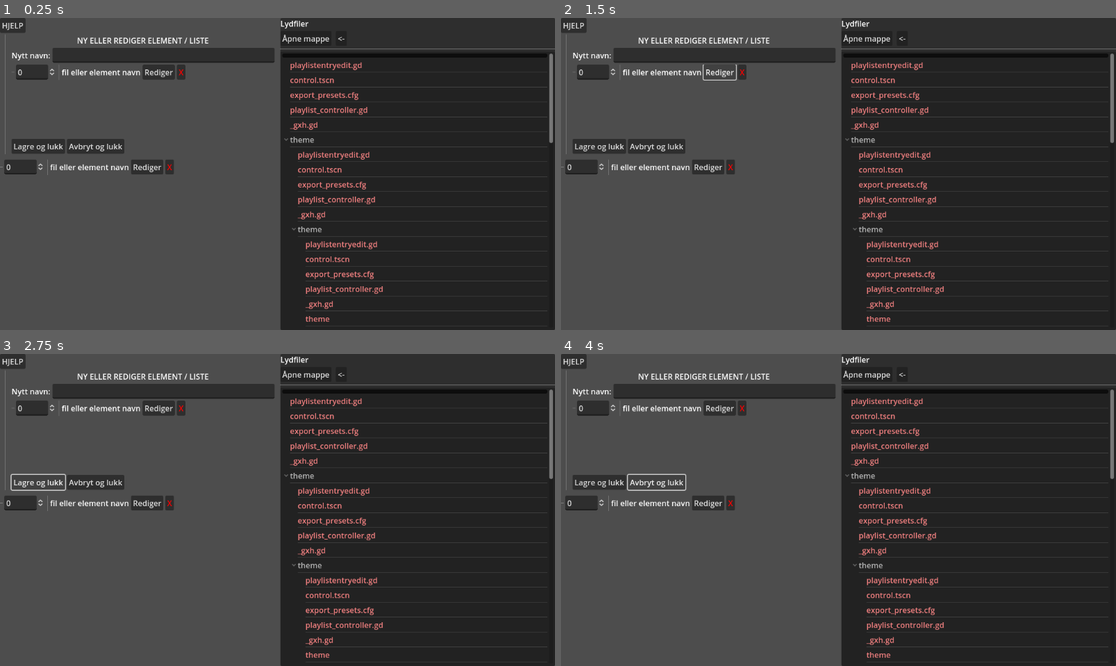
Above: before the commit, frames 1-4 (two rows, left to right).
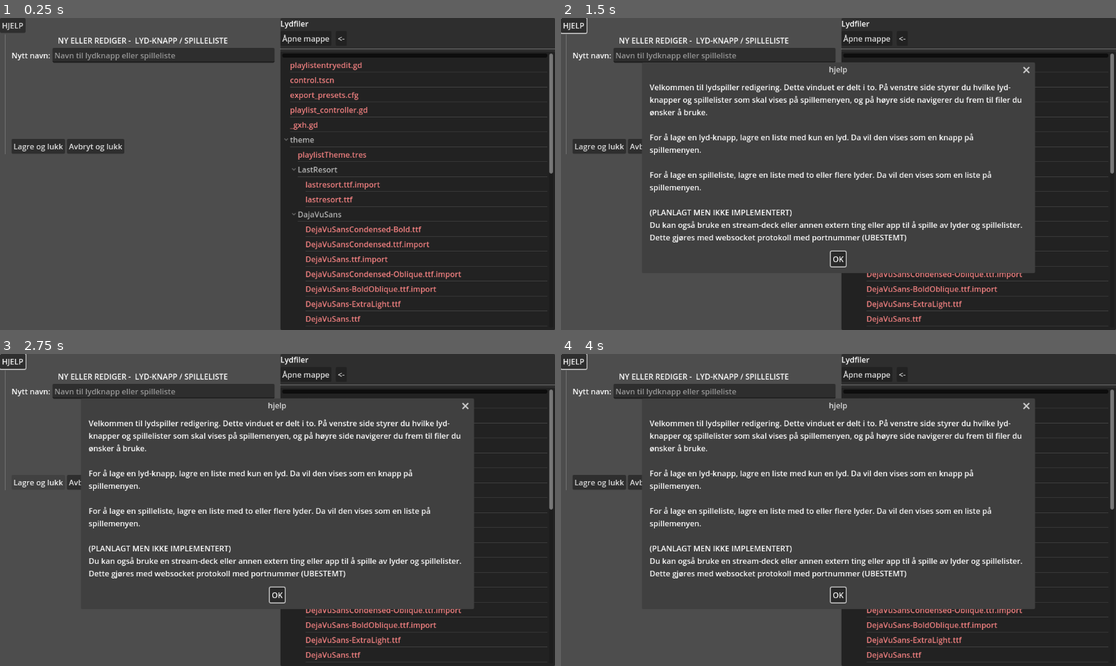
Above: after the commit, the same moments.

Repository: KvaGram/fotballklubb_music_app
Game: Godot game, scene res://settings.tscn
Same seed, same stepped clock (60 frames per second), same inputs: the game is played once before the commit and once after it. This scene is started directly instead of the project's main scene.
Inputs (mouse positions are in pixels of both pictures, inside the frame that each line leads up to):
- Up to frame 1 (0.25 s): no input
- Up to frame 2 (1.5 s): click "HJELP" at 0.5 s; click (721, 71) at 1.25 s, where only the run before the commit has a clickable "Rediger"
- Up to frame 3 (2.75 s): click "Lagre og lukk" at 2 s
- Up to frame 4 (4 s): click (744, 407) at 2.75 s, where only the run before the commit has a clickable "X"; click "Avbryt og lukk" at 3.5 s

The runs differ from the first frame. In frame 1, 4.4% of the frame differs, in the area x 0-100%, y 6-98%; in frame 2, 27%; in frame 3, 27%, in the area x 0-100%, y 0-98%; in frame 4, 27%.
Error before the commit: Invalid access to property or key 'parent' on a base object of type 'TreeItem'. (res://LydspillerSettings.gd:85)

Commit message:
(wip) Program playlist editor UI

Diff:
--- a/LydspillerSettings.gd
+++ b/LydspillerSettings.gd
@@ -5,6 +5,7 @@
 var playlistdata = {}
 @export var max_filedepth = 2 #How many levels of subdirectories the fileexplorer will explore. At 0, only the base directory will show, no subdirectories.
 @export var ignore_nonmusic = false #hides filetypes not in SUPPORTED
+@onready var playlistentryedit:PackedScene = preload("res://playlistentryedit.tscn")
 
 const SUPPORTED:PackedStringArray = ["mp3", "wav"]
 # Called when the node enters the scene tree for the first time.
@@ -22,6 +23,17 @@
 		pass #todo set up playlists in editpanel
 	else:
 		pass #todo start editing a new playlist? I don't know.. something, I guess.
+
+	#remove example nodes
+	clearEditor()
+	for c in %boxListElements.get_children():
+		c.free()
+#End of _ready
+func _openHelp():
+	%Help.popup_centered(Vector2i(800,400))
+
+
+#Tree functions
 
 func popTreeRecursive(depth:int, localdir:DirAccess, parent:TreeItem):
 	localdir.list_dir_begin()
@@ -70,7 +82,7 @@
 func activateItem(item:TreeItem):
 	var path = getpathTreeitem(item)
 	if path.get_extension() in SUPPORTED:
-		pass #add to active element
+		addListEntry(path)
 	else:
 		#Presume it is a folder, attempt to navigate to it
 		var dir:DirAccess = DirAccess.open(path)
@@ -79,10 +91,11 @@
 
 
 #Recursively gets the full path of a TreeItem, presuming text index 0 is the file/dir name, and root contains full a valid path.
-func getpathTreeitem(item:TreeItem)-> String:
+#func getpathTreeitem(item:TreeItem)-> String:
+func getpathTreeitem(item)-> String:
 	if not item:
 		return ""
-	return getpathTreeitem(item.parent).path_join(item.get_text(0))
+	return getpathTreeitem(item.get_parent()).path_join(item.get_text(0))
 #opens file dialog to load a new directory
 func _on_btn_load_dir_pressed():
 	%FileDialog.popup_centered(200,200)
@@ -94,3 +107,115 @@
 	if dir.change_dir(".."):
 		openDir(dir.get_current_dir())
 	pass # Replace with function body.
+
+#Editor functions
+func populateElementList():
+	for n in %boxListElements.get_children():
+		n.free()
+	var entries:Array = []
+	entries.resize(playlistdata.size())
+	for e in playlistdata.values():
+		var n:Node = playlistentryedit.instantiate()
+		var i = e.get("list_index", -1)
+		n.set_text(e.get("name", "unnamed list"))
+		n.setShowEdit(true)
+		if(i < 0):
+			entries.append(n)
+		else:
+			entries[i] = n
+	for n in entries:
+		if not n:
+			continue
+		%boxListElements.add_child(n)
+		n.move.connect(onMoveListElement)
+		n.delete.connect(onDeleteListElement)
+		n.edit.connect(onEditListElement)
+	updateListContentIndex()
+
+
+func clearEditor():
+	for c in %boxListContent.get_children():
+		c.free()
+	%txtListName.clear()
+
+func addListEntry(path:String):
+	var n:Node = playlistentryedit.instantiate()
+	n.set_text(path, true)
+	n.setShowEdit(false)
+	n.set_index(%boxListContent.get_child_count())
+	%boxListContent.add(n)
+	n.delete.connect(onEditorDeleteListContent)
+	n.move.connect(onEditorMoveListContent)
+
+func saveEditor():
+	if not isEditorNameValid():
+		return
+	#TODO: reimplement override flag?
+	#	elif playlistdata.has(name):
+#		if not overwrite_flag:
+#			%ListNameWarn.visible = true #ERROR! This seem to have passed without holding shift.
+#			%ListNameEditBox.tooltip_text = "En spilleliste med det navnet finnes allerede. Trykk igjen for å overskrive"
+#			overwrite_flag = true
+#			return
+	var name = %txtListName.text
+	var num = %boxListContent.get_child_count()
+	if num < 1:
+		return #Can't save empty list
+	var list:Array[String] = []
+	for c in %boxListContent.get_children():
+		list.append(c.get_text())
+	var data = {"list" : list, "name" : name}
+	if playlistdata.has(name):
+		playlistdata[name].merge(data, true) #this preserves metadata if present
+	else:
+		playlistdata[name] = data
+		var n:Node = playlistentryedit.instantiate()
+		n.set_text(name, false)
+		n.setShowEdit(true)
+		n.set_index(%boxListElements.get_child_count())
+		%boxListElements.add_child(n)
+		n.move.connect(onMoveListElement)
+		n.delete.connect(onDeleteListElement)
+		n.edit.connect(onEditListElement)
+	clearEditor()
+	#TODO: SAVE
+
+
+
+func updateListContentIndex():
+	for i in range(%boxListContent.get_child_count()):
+		%boxListContent.get_child(i).set_index(i)
+func onEditorMoveListContent(from, to):
+	%boxListContent.move_child(%boxListContent.get_child(from), to)
+	updateListContentIndex()
+func onEditorDeleteListContent(index):
+	var c = %boxListContent.get_child(index)
+	%boxListContent.remove_child(c)
+	c.queue_free()
+	updateListContentIndex()
+func isEditorNameValid() -> bool:
+	return %txtListName.text.length > 2
+func onEditorNameChanged(_text):
+	%btnSaveEdit.disabled = not isEditorNameValid()
+
+func updateListElementIndex():
+	for i in range(%boxListElements.get_child_count()):
+		var c = %boxListElements.get_child(i)
+		c.set_index(i)
+		playlistdata[c.get_text()]["list_index"] = i
+func onMoveListElement(from, to):
+	%boxListElements.move_child(%boxListElements.get_child(from), to)
+	updateListElementIndex()
+func onDeleteListElement(index):
+	#TODO: add warning?
+	var c = %boxListContent.get_child(index)
+	playlistdata.erase(c.get_text())
+	%boxListContent.remove_child(c)
+	c.queue_free()
+	updateListContentIndex()
+func onEditListElement(index):
+	clearEditor()
+	var data:Dictionary = playlistdata.get(%boxListContent.get_child(index).get_text(), {})
+	%txtListName.text = data.get("name", "")
+	for e in data.get("list", []):
+		addListEntry(e)
--- a/fotball_lyd_kontrol.gd
+++ b/fotball_lyd_kontrol.gd
@@ -171,7 +171,7 @@
 			c.indexUpdated.connect(update_list_index)
 			c.deleteList.connect(on_delete_list)
 		c.setPlaylist(p.get("list", PackedStringArray([])), p.get("name", "unnamed playlist"))
-		c.setIndex(p.get("index", 0))
+		c.setIndex(p.get("play_index", 0))
 		ci += 1
 	#remove excess playlist controllers
 	while ci < clist.size():
@@ -181,7 +181,7 @@
 	if not playlistdata.has(name):
 		printerr("Error. playlist % not found"%[name])
 		return
-	playlistdata[name]["index"] = newindex
+	playlistdata[name]["play_index"] = newindex
 func save_data():
 	config.set_value("playlists", "lists", playlistdata)
 	config.set_value("lastused", "dir", dir)
--- a/playlistentryedit.gd
+++ b/playlistentryedit.gd
@@ -1,8 +1,10 @@
-extends HBoxContainer
+extends MarginContainer
+
+#Used for listing screen elements for editing, and playlist entries.
 
 var _index:int
 var _text:String
-var _showEdit:bool = false
+var _showEdit:bool
 
 signal delete(index:int)
 signal edit(index:int)
@@ -13,16 +15,16 @@
 	%Index.text = "[%0d]"%[index+1] #UI counts from 1, internally count from 0
 	%SpinBoxIndex.value = index + 1
 
-func set_path(path:String):
-	_text = path
-	%Path.text = path.get_file().get_basename()
-	self.tooltip_text = path
-	setShowEdit(false)
-func set_name(name:String):
-	_text = name
-	%Path.text = name
-	self.tooltip_text = name
-	setShowEdit(true)
+func set_text(text:String, ispath:bool):
+	_text = text
+	self.tooltip_text = text
+	if ispath:
+		%Text.text = text.get_file().get_basename()
+	else:
+		%Text.text = text
+
+func get_text()->String:
+	return _text
 
 func setShowEdit(val:bool):
 	_showEdit = val
--- a/playlistentryedit.tscn
+++ b/playlistentryedit.tscn
@@ -2,7 +2,7 @@
 
 [ext_resource type="Script" path="res://playlistentryedit.gd" id="1_w275w"]
 
-[node name="playlistentryedit" type="HBoxContainer"]
+[node name="playlistentryedit" type="MarginContainer"]
 anchors_preset = 15
 anchor_right = 1.0
 anchor_bottom = 1.0
@@ -11,40 +11,45 @@
 size_flags_horizontal = 3
 script = ExtResource("1_w275w")
 
-[node name="HSeparator" type="HSeparator" parent="."]
+[node name="Panel" type="Panel" parent="."]
+layout_mode = 2
+
+[node name="box" type="HBoxContainer" parent="."]
+layout_mode = 2
+
+[node name="HSeparator" type="HSeparator" parent="box"]
 custom_minimum_size = Vector2(5, 0)
 layout_mode = 2
 
-[node name="SpinBoxIndex" type="SpinBox" parent="."]
+[node name="SpinBoxIndex" type="SpinBox" parent="box"]
 unique_name_in_owner = true
 layout_mode = 2
 
-[node name="Index" type="Label" parent="."]
+[node name="Index" type="Label" parent="box"]
 unique_name_in_owner = true
 visible = false
 layout_mode = 2
 size_flags_horizontal = 0
 text = "0"
 
-[node name="VSeparator" type="VSeparator" parent="."]
+[node name="VSeparator" type="VSeparator" parent="box"]
 layout_mode = 2
 size_flags_horizontal = 0
 
-[node name="Path" type="Label" parent="."]
+[node name="Text" type="Label" parent="box"]
 unique_name_in_owner = true
 layout_mode = 2
+size_flags_horizontal = 3
 text = "fil eller element navn"
 
-[node name="btnEdit" type="Button" parent="."]
+[node name="btnEdit" type="Button" parent="box"]
 unique_name_in_owner = true
 layout_mode = 2
+size_flags_horizontal = 8
 text = "Rediger"
 
-[node name="Delete" type="Button" parent="."]
+[node name="Delete" type="Button" parent="box"]
 layout_mode = 2
 size_flags_horizontal = 8
 theme_override_colors/font_color = Color(1, 0, 0, 1)
 text = "X"
-
-[connection signal="value_changed" from="SpinBoxIndex" to="." method="_on_spin_box_index_value_changed"]
-[connection signal="pressed" from="Delete" to="." method="_on_delete_pressed"]
--- a/settings.tscn
+++ b/settings.tscn
@@ -64,7 +64,7 @@
 
 [node name="Label" type="Label" parent="VBoxContainer/HSplitContainer/Panel/VBoxContainer/VSplitContainer/boxEditor/VBoxContainer/boxContent"]
 layout_mode = 2
-text = "NY ELLER REDIGER ELEMENT / LISTE"
+text = "NY ELLER REDIGER -  LYD-KNAPP / SPILLELISTE"
 horizontal_alignment = 1
 
 [node name="HBoxContainer" type="HBoxContainer" parent="VBoxContainer/HSplitContainer/Panel/VBoxContainer/VSplitContainer/boxEditor/VBoxContainer/boxContent"]
@@ -74,29 +74,34 @@
 layout_mode = 2
 text = "Nytt navn:"
 
-[node name="LineEdit" type="LineEdit" parent="VBoxContainer/HSplitContainer/Panel/VBoxContainer/VSplitContainer/boxEditor/VBoxContainer/boxContent/HBoxContainer"]
+[node name="txtListName" type="LineEdit" parent="VBoxContainer/HSplitContainer/Panel/VBoxContainer/VSplitContainer/boxEditor/VBoxContainer/boxContent/HBoxContainer"]
+unique_name_in_owner = true
 layout_mode = 2
 size_flags_horizontal = 3
+placeholder_text = "Navn til lydknapp eller spilleliste"
 
 [node name="ScrollContainer" type="ScrollContainer" parent="VBoxContainer/HSplitContainer/Panel/VBoxContainer/VSplitContainer/boxEditor/VBoxContainer/boxContent"]
 custom_minimum_size = Vector2(0, 150)
 layout_mode = 2
 
-[node name="boxList" type="VBoxContainer" parent="VBoxContainer/HSplitContainer/Panel/VBoxContainer/VSplitContainer/boxEditor/VBoxContainer/boxContent/ScrollContainer"]
+[node name="boxListContent" type="VBoxContainer" parent="VBoxContainer/HSplitContainer/Panel/VBoxContainer/VSplitContainer/boxEditor/VBoxContainer/boxContent/ScrollContainer"]
+unique_name_in_owner = true
 layout_mode = 2
 size_flags_horizontal = 3
 
-[node name="playlistentryedit" parent="VBoxContainer/HSplitContainer/Panel/VBoxContainer/VSplitContainer/boxEditor/VBoxContainer/boxContent/ScrollContainer/boxList" instance=ExtResource("2_lqo5b")]
+[node name="playlistentryedit" parent="VBoxContainer/HSplitContainer/Panel/VBoxContainer/VSplitContainer/boxEditor/VBoxContainer/boxContent/ScrollContainer/boxListContent" instance=ExtResource("2_lqo5b")]
 layout_mode = 2
 
 [node name="HBoxContainer" type="HBoxContainer" parent="VBoxContainer/HSplitContainer/Panel/VBoxContainer/VSplitContainer/boxEditor/VBoxContainer"]
 layout_mode = 2
 
-[node name="btnSave" type="Button" parent="VBoxContainer/HSplitContainer/Panel/VBoxContainer/VSplitContainer/boxEditor/VBoxContainer/HBoxContainer"]
+[node name="btnSaveEdit" type="Button" parent="VBoxContainer/HSplitContainer/Panel/VBoxContainer/VSplitContainer/boxEditor/VBoxContainer/HBoxContainer"]
+unique_name_in_owner = true
 layout_mode = 2
+tooltip_text = "Hvis et annet element deler samme navn, så vil dette overskrive the gamle elementet."
 text = "Lagre og lukk"
 
-[node name="btnCancel" type="Button" parent="VBoxContainer/HSplitContainer/Panel/VBoxContainer/VSplitContainer/boxEditor/VBoxContainer/HBoxContainer"]
+[node name="btnCancelEdit" type="Button" parent="VBoxContainer/HSplitContainer/Panel/VBoxContainer/VSplitContainer/boxEditor/VBoxContainer/HBoxContainer"]
 layout_mode = 2
 text = "Avbryt og lukk"
 
@@ -104,12 +109,13 @@
 layout_mode = 2
 size_flags_vertical = 3
 
-[node name="VBoxContainer" type="VBoxContainer" parent="VBoxContainer/HSplitContainer/Panel/VBoxContainer/VSplitContainer/ScrollContainer"]
+[node name="boxListElements" type="VBoxContainer" parent="VBoxContainer/HSplitContainer/Panel/VBoxContainer/VSplitContainer/ScrollContainer"]
+unique_name_in_owner = true
 layout_mode = 2
 size_flags_horizontal = 3
 size_flags_vertical = 3
 
-[node name="playlistentryedit" parent="VBoxContainer/HSplitContainer/Panel/VBoxContainer/VSplitContainer/ScrollContainer/VBoxContainer" instance=ExtResource("2_lqo5b")]
+[node name="playlistentryedit" parent="VBoxContainer/HSplitContainer/Panel/VBoxContainer/VSplitContainer/ScrollContainer/boxListElements" instance=ExtResource("2_lqo5b")]
 layout_mode = 2
 
 [node name="Panel2" type="Panel" parent="VBoxContainer/HSplitContainer"]
@@ -167,10 +173,20 @@
 unique_name_in_owner = true
 title = "hjelp"
 size = Vector2i(700, 500)
-dialog_text = "Velkommen til lydspiller redigering. Dette vinduet er delt i to. På venstre side styrer du hvilke elementer som skal vises på spillemenyen, og på høyre side navigerer du frem til filer du ønsker å bruke.
+dialog_text = "Velkommen til lydspiller redigering. Dette vinduet er delt i to. På venstre side styrer du hvilke lyd-knapper og spillelister som skal vises på spillemenyen, og på høyre side navigerer du frem til filer du ønsker å bruke.
+
+For å lage en lyd-knapp, lagre en liste med kun en lyd. Da vil den vises som en knapp på spillemenyen.
+
+For å lage en spilleliste, lagre en liste med to eller flere lyder. Da vil den vises som en liste på spillemenyen.
+
+(PLANLAGT MEN IKKE IMPLEMENTERT)
+Du kan også bruke en stream-deck eller annen extern ting eller app til å spille av lyder og spillelister. Dette gjøres med websocket protokoll med portnummer (UBESTEMT)
 "
 dialog_autowrap = true
 
+[connection signal="pressed" from="VBoxContainer/HSplitContainer/Panel/VBoxContainer/HBoxContainer/btnHelp" to="." method="_openHelp"]
+[connection signal="pressed" from="VBoxContainer/HSplitContainer/Panel/VBoxContainer/VSplitContainer/boxEditor/VBoxContainer/HBoxContainer/btnSaveEdit" to="." method="saveEditor"]
+[connection signal="pressed" from="VBoxContainer/HSplitContainer/Panel/VBoxContainer/VSplitContainer/boxEditor/VBoxContainer/HBoxContainer/btnCancelEdit" to="." method="clearEditor"]
 [connection signal="pressed" from="VBoxContainer/HSplitContainer/Panel2/VBoxContainer/HBoxContainer/btnLoadDir" to="." method="_on_btn_load_dir_pressed"]
 [connection signal="pressed" from="VBoxContainer/HSplitContainer/Panel2/VBoxContainer/HBoxContainer/btnUpOneDir" to="." method="_on_btn_up_one_dir_pressed"]
 [connection signal="item_activated" from="VBoxContainer/HSplitContainer/Panel2/VBoxContainer/Tree" to="." method="_on_tree_item_activated"]
